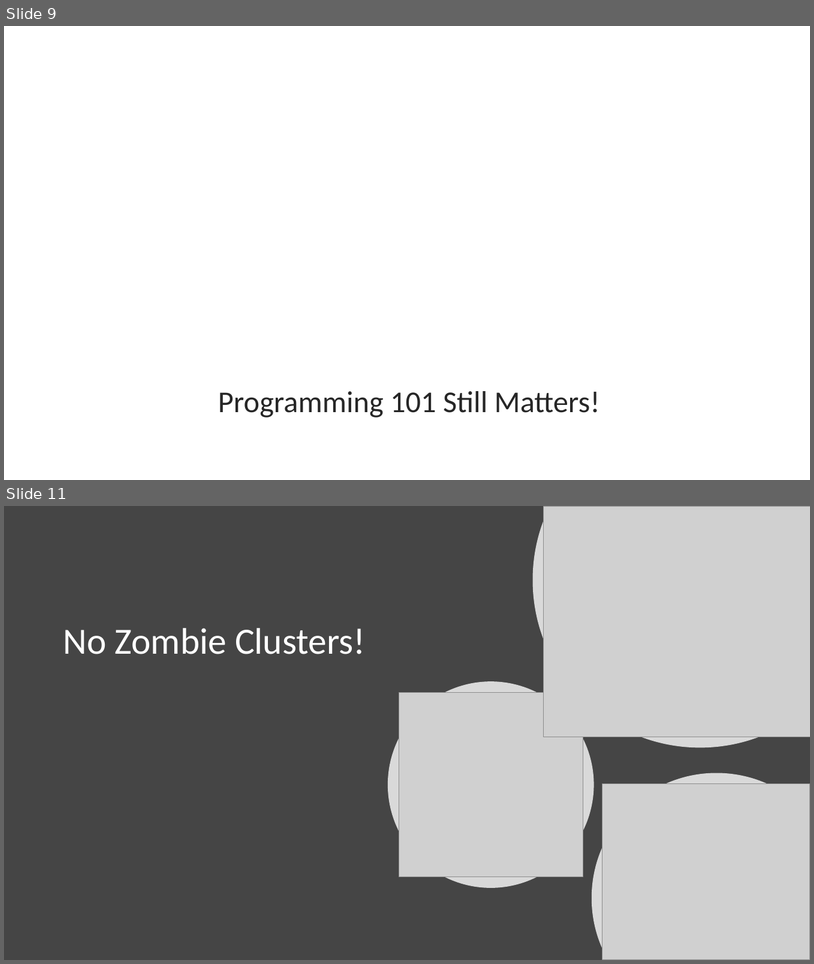
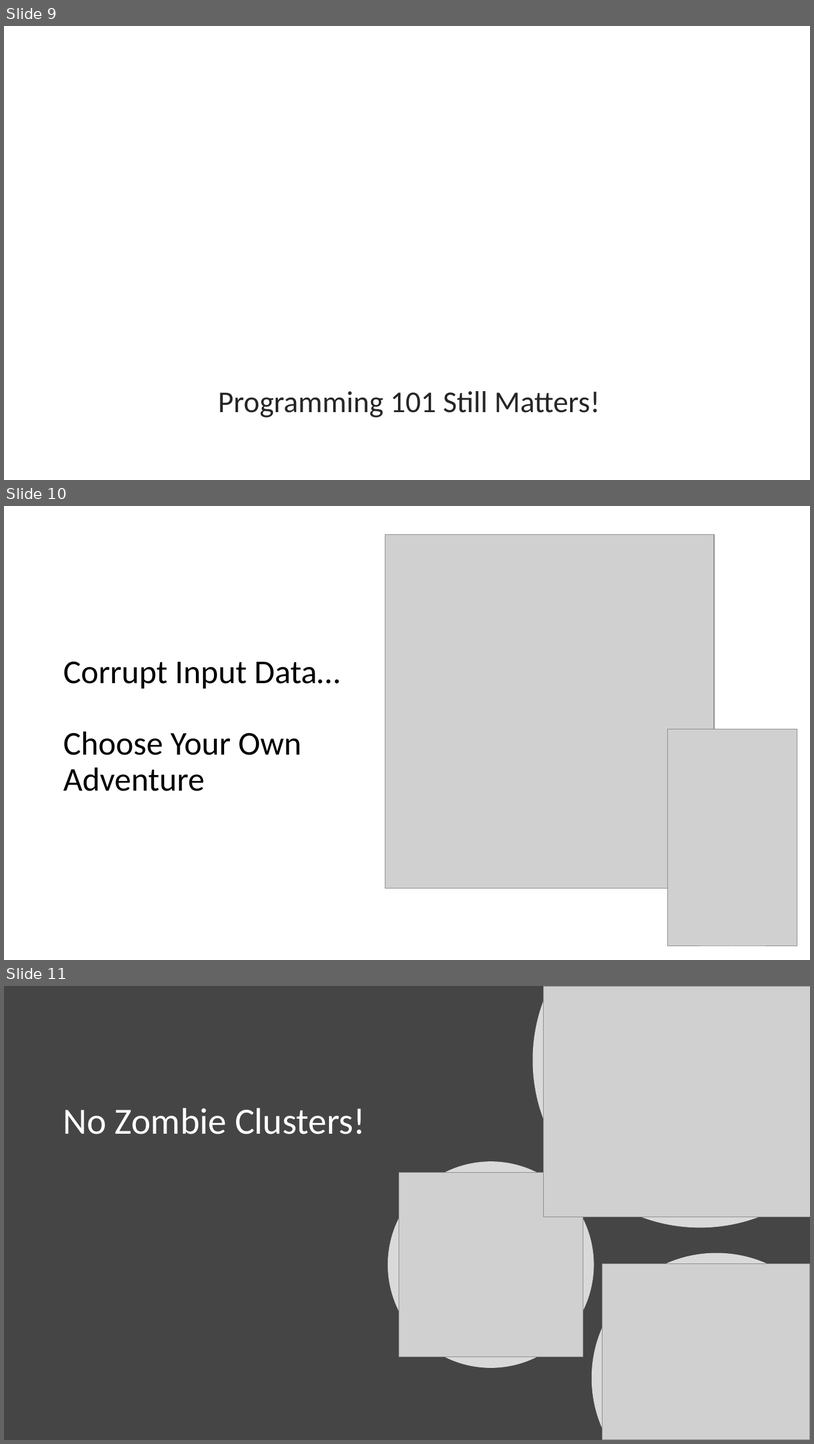
Before and after one commit to jplane/ato-databricks, a slide deck: Azure Databricks - Notes From the Field.pptx. Shown one above the other, each under a label of ours: slides 9 and 11 before the commit, slides 9, 10 and 11 after it; the slides between them are not shown. The pictures are 814x964 and 814x1444 pixels, drawn with LibreOffice and Linux fonts; fonts in the diff are those of the drawing; grey boxes stand for pictures; background and template pictures are left out. Boxes give left, top, right and bottom in pixels: in the first picture for what was removed or moved away, otherwise in the second. Text is boxed around its words. In the diff, an @@ line names an element or a change of style, - is before the commit and + after.

```diff
--- a/Azure Databricks - Notes From the Field.pptx
+++ b/Azure Databricks - Notes From the Field.pptx
@@ slide 10 added at (4, 506, 810, 960), background picture (left out) @@
@@ picture added at (385, 534, 714, 888) @@
@@ title added at (63, 661, 340, 791), 39.6 pt, text #000000 @@
+Corrupt Input Data…
+Choose Your Own Adventure
@@ picture added at (668, 729, 798, 946) @@
```
Also in this commit, not shown: 3 slides changed, 1 slide removed.
